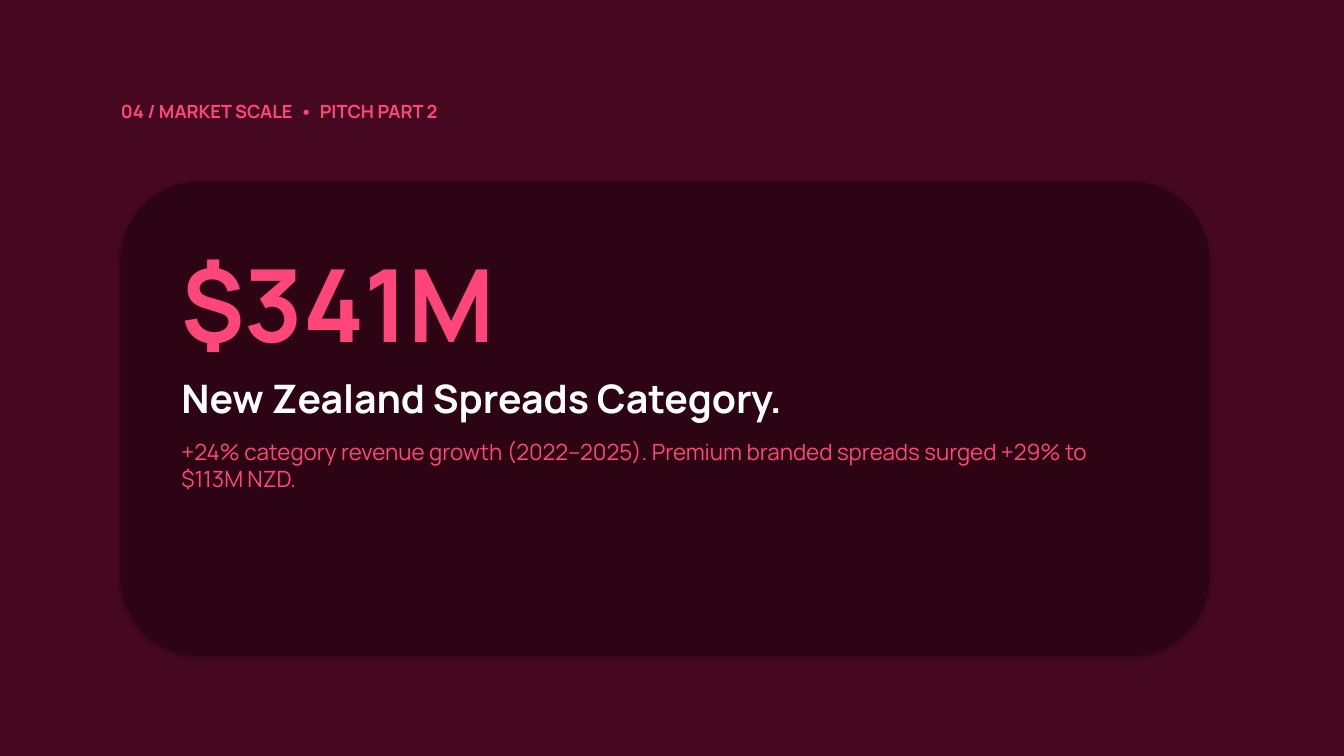
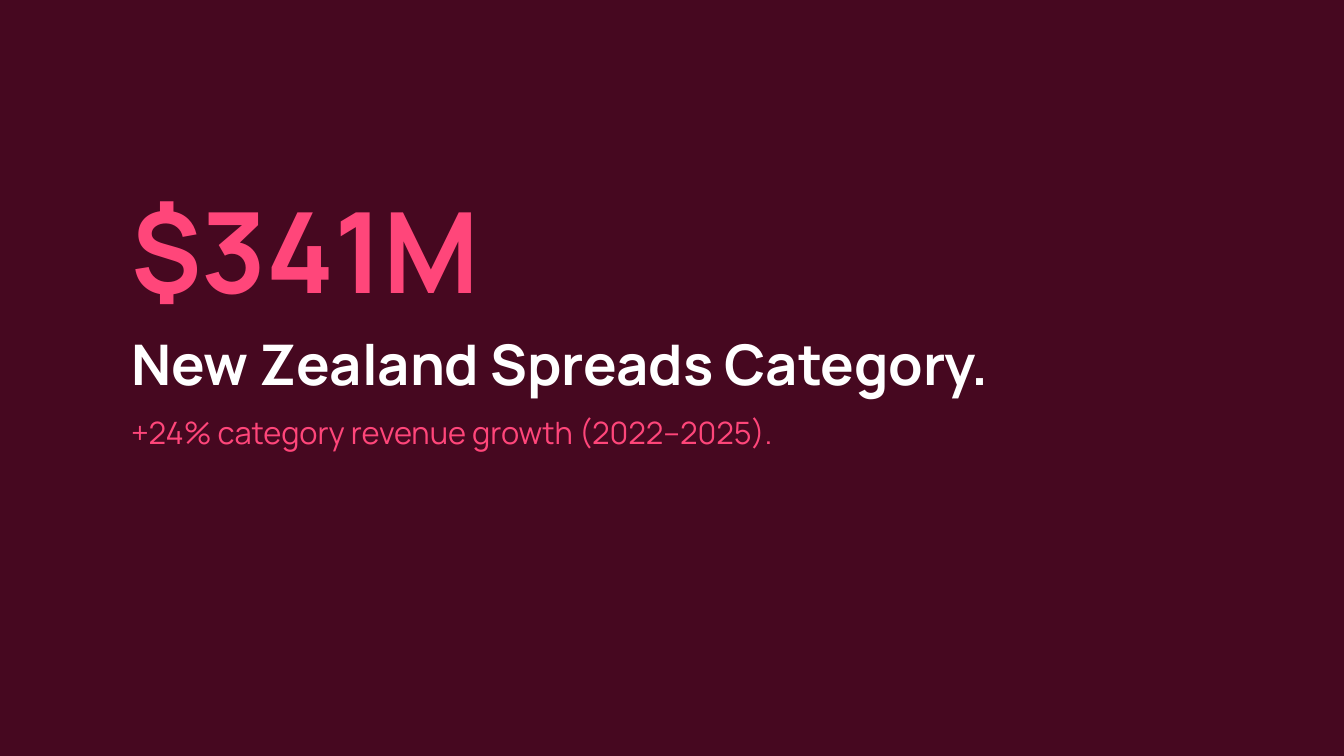
Before and after one commit to JacobCrume/stamp-spreads, a slide deck: slide 7 of presentation/Stamp-pitch.pptx (slide 5 before the commit). Drawn at 1344x756 pixels with LibreOffice and Linux fonts; fonts in the diff are those of the drawing. Boxes give left, top, right and bottom in pixels: in the first picture for what was removed or moved away, otherwise in the second. Text is boxed around its words. In the diff, an @@ line names an element or a change of style, - is before the commit and + after.

```diff
--- a/presentation/Stamp-pitch.pptx
+++ b/presentation/Stamp-pitch.pptx
@@ text removed at [121,104,438,119] @@
-04 / MARKET SCALE • PITCH PART 2
@@ rounded rectangle removed at [121,181,1210,655] @@
@@ text at [131,201,989,400]: size 72 to 80 pt in "$341M"; size 28 to 40 pt in "New Zealand Spreads Category."; more space between paragraphs @@
@@ text "$341M": place and size @@
-text "$341M" at [181,259,1087,489]
+text "$341M" at [131,201,989,452]
@@ text at [131,417,772,452]: text changed; size 16 to 22 pt @@
-+24% category revenue growth (2022–2025). Premium branded spreads surged +29% to $113M NZD.
++24% category revenue growth (2022–2025).
```
Also in this commit, not shown: 5 other slides changed, 11 slides added, 7 slides removed, 2 other files.
